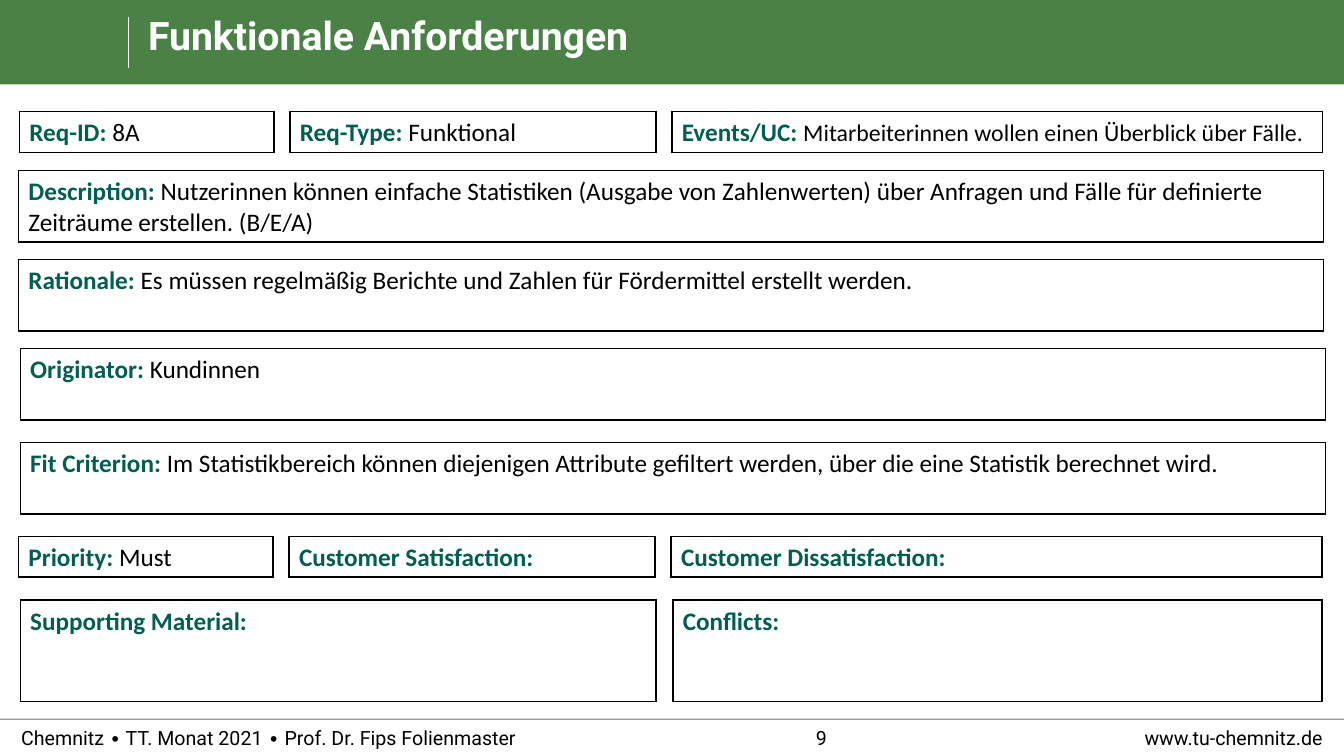
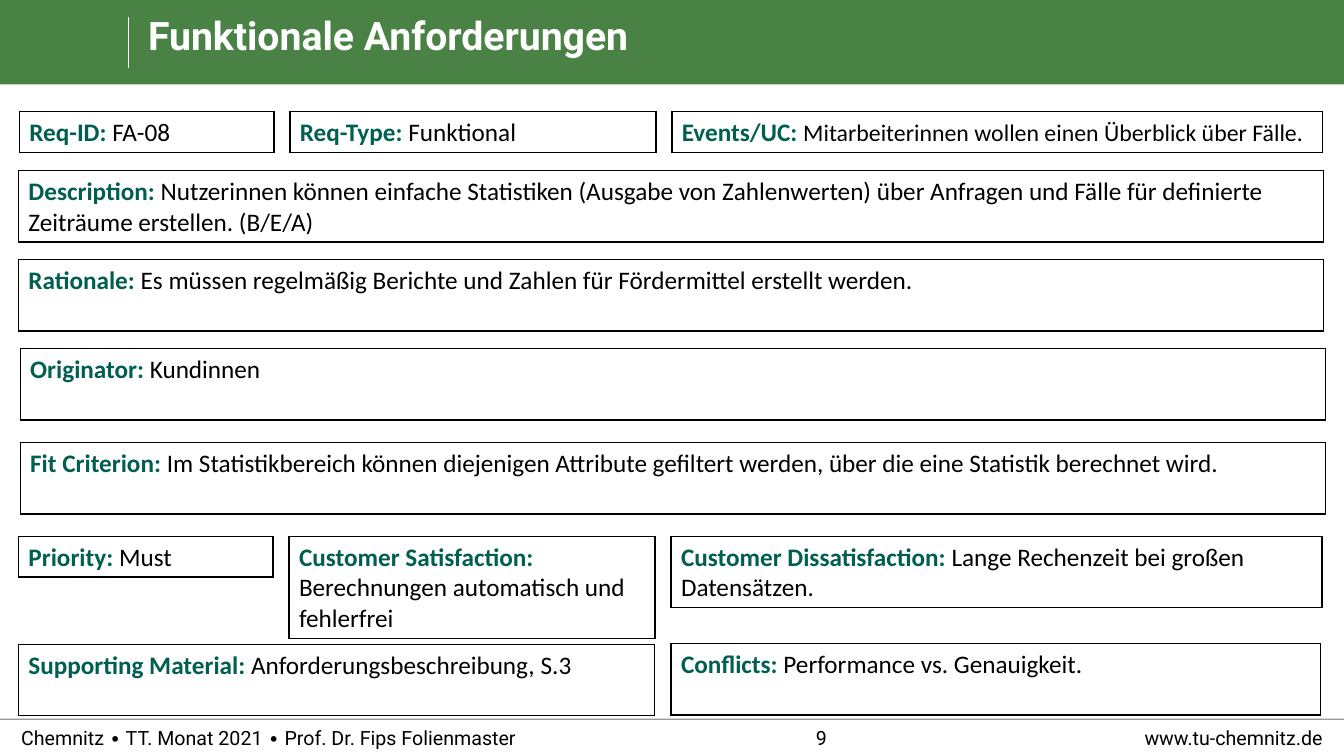
Before and after one commit to RealBiggerBo/Softwaretechnik, a slide deck: slide 9 of SnowCards_Requirements.pptx. Drawn at 1344x756 pixels with LibreOffice and Linux fonts; fonts in the diff are those of the drawing; background and template pictures are left out. Boxes give left, top, right and bottom in pixels: in the first picture for what was removed or moved away, otherwise in the second. Text is boxed around its words. In the diff, an @@ line names an element or a change of style, - is before the commit and + after.

```diff
--- a/SnowCards_Requirements.pptx
+++ b/SnowCards_Requirements.pptx
@@ text in rectangle at (29, 123, 170, 145): text changed @@
-Req-ID: 8A
+Req-ID: FA-08
@@ rectangle "Customer Satisfaction: Berechnungen automatisch und ...": place and size @@
-rectangle "Customer Satisfaction: Berechnungen automatisch und ..." at (289, 536, 655, 577)
+rectangle "Customer Satisfaction: Berechnungen automatisch und ..." at (289, 536, 655, 638)
@@ rectangle "Customer Dissatisfaction: Lange Rechenzeit bei ...": place and size @@
-rectangle "Customer Dissatisfaction: Lange Rechenzeit bei ..." at (671, 536, 1323, 577)
+rectangle "Customer Dissatisfaction: Lange Rechenzeit bei ..." at (671, 536, 1323, 608)
@@ text in rectangle at (299, 548, 625, 627): text changed; text colour #005F50 to #000000; bold off @@
-Customer Satisfaction:
+Customer Satisfaction: Berechnungen automatisch und fehlerfrei
@@ text in rectangle at (681, 548, 1245, 597): text changed; text colour #005F50 to #000000; bold off @@
-Customer Dissatisfaction:
+Customer Dissatisfaction: Lange Rechenzeit bei großen Datensätzen.
@@ rectangle "Supporting Material: Anforderungsbeschreibung, S.3": place and size @@
-rectangle "Supporting Material: Anforderungsbeschreibung, S.3" at (20, 600, 656, 702)
+rectangle "Supporting Material: Anforderungsbeschreibung, S.3" at (18, 644, 654, 716)
@@ text in rectangle at (28, 656, 572, 679): text changed; text colour #005F50 to #000000; bold off @@
-Supporting Material:
+Supporting Material: Anforderungsbeschreibung, S.3
@@ rectangle "Conflicts: Performance vs. Genauigkeit.": place and size @@
-rectangle "Conflicts: Performance vs. Genauigkeit." at (674, 600, 1323, 702)
+rectangle "Conflicts: Performance vs. Genauigkeit." at (671, 644, 1321, 716)
@@ text in rectangle at (681, 655, 1082, 678): text changed; text colour #005F50 to #000000; bold off @@
-Conflicts:
+Conflicts: Performance vs. Genauigkeit.
```
Also in this commit, not shown: 27 other slides changed.
